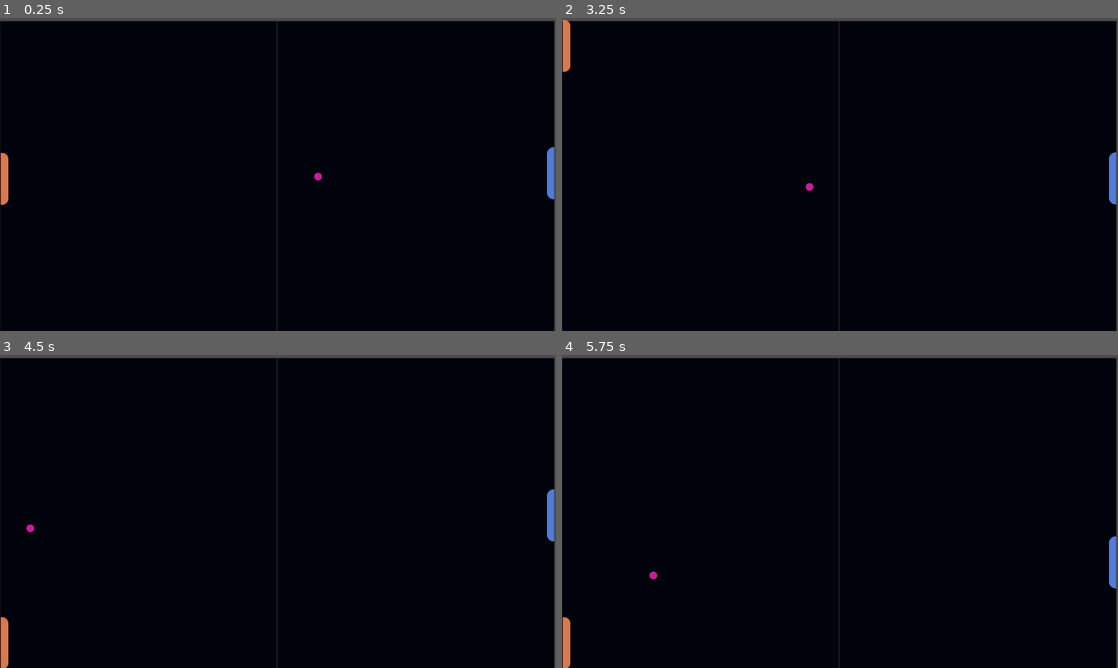
Above: before the commit, frames 1-4 (two rows, left to right).
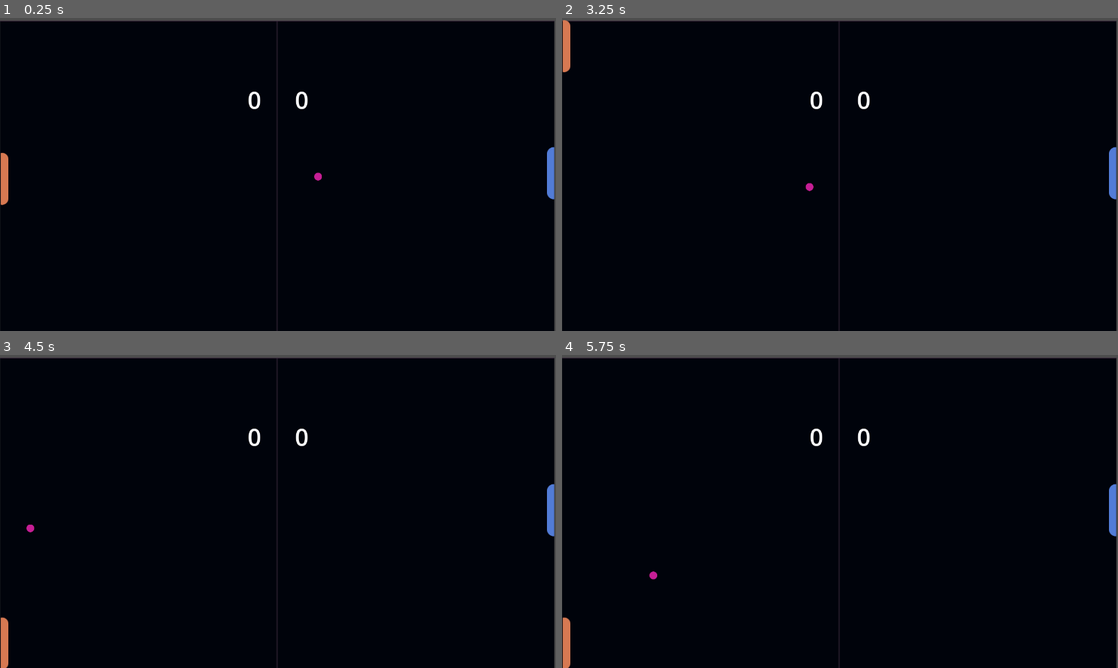
Above: after the commit, the same moments.

Repository: MarcelloLins/GamesWithATwist-Pong
Game: Godot game, scene res://game.tscn
Two runs of this game, one before a commit and one after it. Both use one fixed random seed, a clock stepped at 60 frames per second and the inputs below.
Inputs:
- Up to frame 1 (0.25 s): no input
- Up to frame 2 (3.25 s): hold W (UP) 0.53-1.28 s; tap Enter at 1.25 s; hold S (DOWN) 1.28-2.03 s; hold W (UP) from 2.03 s (still down)
- Up to frame 3 (4.5 s): release W (UP) at 3.53 s; hold S (DOWN) from 3.53 s (still down)
- Up to frame 4 (5.75 s): keep holding S (DOWN); tap Space at 5 s

The runs differ from the first frame. In frame 1, 0.1% of the frame differs, in the area x 44-56%, y 23-30%; in frame 2, 0.2%; in frame 3, 0.2%; in frame 4, 0.6%, in the area x 0-100%, y 23-100%.

Commit message:
Added Score Labels (dummy), README and enemy score events

Diff:
--- a/ball_handler.gd
+++ b/ball_handler.gd
@@ -9,9 +9,10 @@
 	var ball = ballScene.instantiate()
 	get_parent().call_deferred("add_child", ball)
 
-	scoreBoundaries.connect("player_scored", _on_player_score)
+	scoreBoundaries.connect("player_scored", _on_scored)
+	scoreBoundaries.connect("enemy_scored", _on_scored)
 
-func _on_player_score(ball: Node2D):
+func _on_scored(ball: Node2D):
 	# Respawn Ball
 	ball.queue_free()
 	var newBall = ballScene.instantiate()
--- a/boundaries/score_boundaries.gd
+++ b/boundaries/score_boundaries.gd
@@ -5,11 +5,16 @@
 
 # signal enemy_scored()
 signal player_scored(body: Node2D)
+signal enemy_scored(body: Node2D)
 
 # Called when the node enters the scene tree for the first time.
 func _ready() -> void:
 	playerBoundary.connect("body_entered", _on_body_entered_player_boundary)
-	pass
+	enemyBoundary.connect("body_entered", _on_body_entered_enemy_boundary)
 
+# Signal-based approach to notifying both the ball and score handlers that someone scored
 func _on_body_entered_player_boundary(body: Node2D):
 	emit_signal("player_scored", body)
+
+func _on_body_entered_enemy_boundary(body: Node2D):
+	emit_signal("enemy_scored", body)
--- a/enemy/enemy.gd
+++ b/enemy/enemy.gd
@@ -1,6 +1,6 @@
 extends CharacterBody2D
 
-const SPEED :float = 12.0
+const SPEED :float = 1.0
 var ball: CharacterBody2D
 
 @onready var yOffset = position.y
@@ -12,6 +12,8 @@
 	motion = Vector2.ZERO
 
 func _physics_process(_delta: float) -> void:
+	# depending on the instantiation order, ball may not be available in the first physics frame.
+	# this prevents NPEs
 	if !ball:
 		check_and_update()
 		return
@@ -26,11 +28,9 @@
 		motion = Vector2(0, 1 * SPEED)
 
 	# Y movement is limited to up and down, we won't move diagonally
-	move_and_collide(motion)
+	#move_and_collide(motion)
 
 func check_and_update():
 	var balls = get_tree().get_nodes_in_group("balls")
 	if balls.size() > 0:
 		ball = balls[0]
-	else:
-		print("ball not found")
--- a/game.tscn
+++ b/game.tscn
@@ -8,10 +8,13 @@
 [ext_resource type="Script" path="res://boundaries/score_boundaries.gd" id="6_scdf0"]
 
 [sub_resource type="RectangleShape2D" id="RectangleShape2D_u5btt"]
-size = Vector2(7, 730)
+size = Vector2(7, 716.5)
 
 [sub_resource type="RectangleShape2D" id="RectangleShape2D_qnwbm"]
-size = Vector2(1280, 7)
+size = Vector2(1291, 6.25)
+
+[sub_resource type="LabelSettings" id="LabelSettings_leqsl"]
+font_size = 55
 
 [node name="Game" type="Node2D"]
 
@@ -21,13 +24,13 @@
 [node name="PlayerBoundary" type="Area2D" parent="ScoreBoundaries"]
 
 [node name="Collision" type="CollisionShape2D" parent="ScoreBoundaries/PlayerBoundary"]
-position = Vector2(-3.5, 364)
+position = Vector2(-3.5, 365)
 shape = SubResource("RectangleShape2D_u5btt")
 
 [node name="EnemyBoundary" type="Area2D" parent="ScoreBoundaries"]
 
 [node name="Collision" type="CollisionShape2D" parent="ScoreBoundaries/EnemyBoundary"]
-position = Vector2(1283, 364)
+position = Vector2(1281, 365.25)
 shape = SubResource("RectangleShape2D_u5btt")
 
 [node name="BallHandler" type="Node2D" parent="."]
@@ -52,14 +55,35 @@
 [node name="TopWall" type="StaticBody2D" parent="Walls"]
 
 [node name="TopWall" type="CollisionShape2D" parent="Walls/TopWall"]
-position = Vector2(641, 2)
+position = Vector2(638.5, 3)
 shape = SubResource("RectangleShape2D_qnwbm")
 
 [node name="BottomWall" type="StaticBody2D" parent="Walls"]
 position = Vector2(1, 7)
 
 [node name="BottomWall" type="CollisionShape2D" parent="Walls/BottomWall"]
-position = Vector2(640, 720)
+position = Vector2(636, 720.25)
 shape = SubResource("RectangleShape2D_qnwbm")
 
+[node name="Score" type="Node2D" parent="."]
+
+[node name="Player" type="Label" parent="Score"]
+offset_left = 570.0
+offset_top = 150.0
+offset_right = 640.0
+offset_bottom = 226.0
+text = "0
+"
+label_settings = SubResource("LabelSettings_leqsl")
+
+[node name="Enemy" type="Label" parent="Score"]
+offset_left = 640.0
+offset_top = 150.0
+offset_right = 710.0
+offset_bottom = 226.0
+text = "0
+"
+label_settings = SubResource("LabelSettings_leqsl")
+horizontal_alignment = 2
+
 [editable path="Player"]
Not shown: 1 places in game.tscn that only renumber resources
Not shown, changed: README.md
